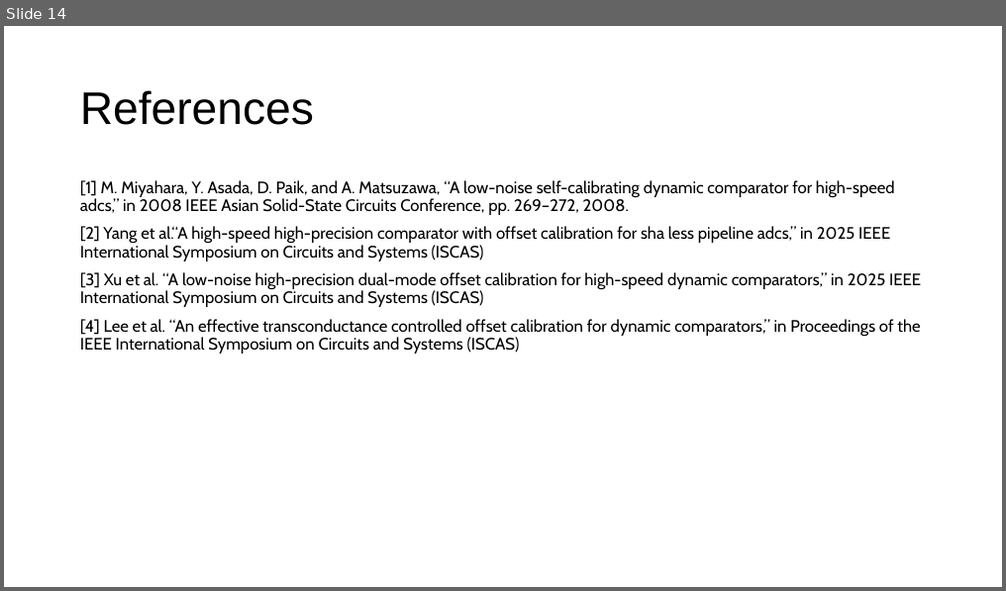
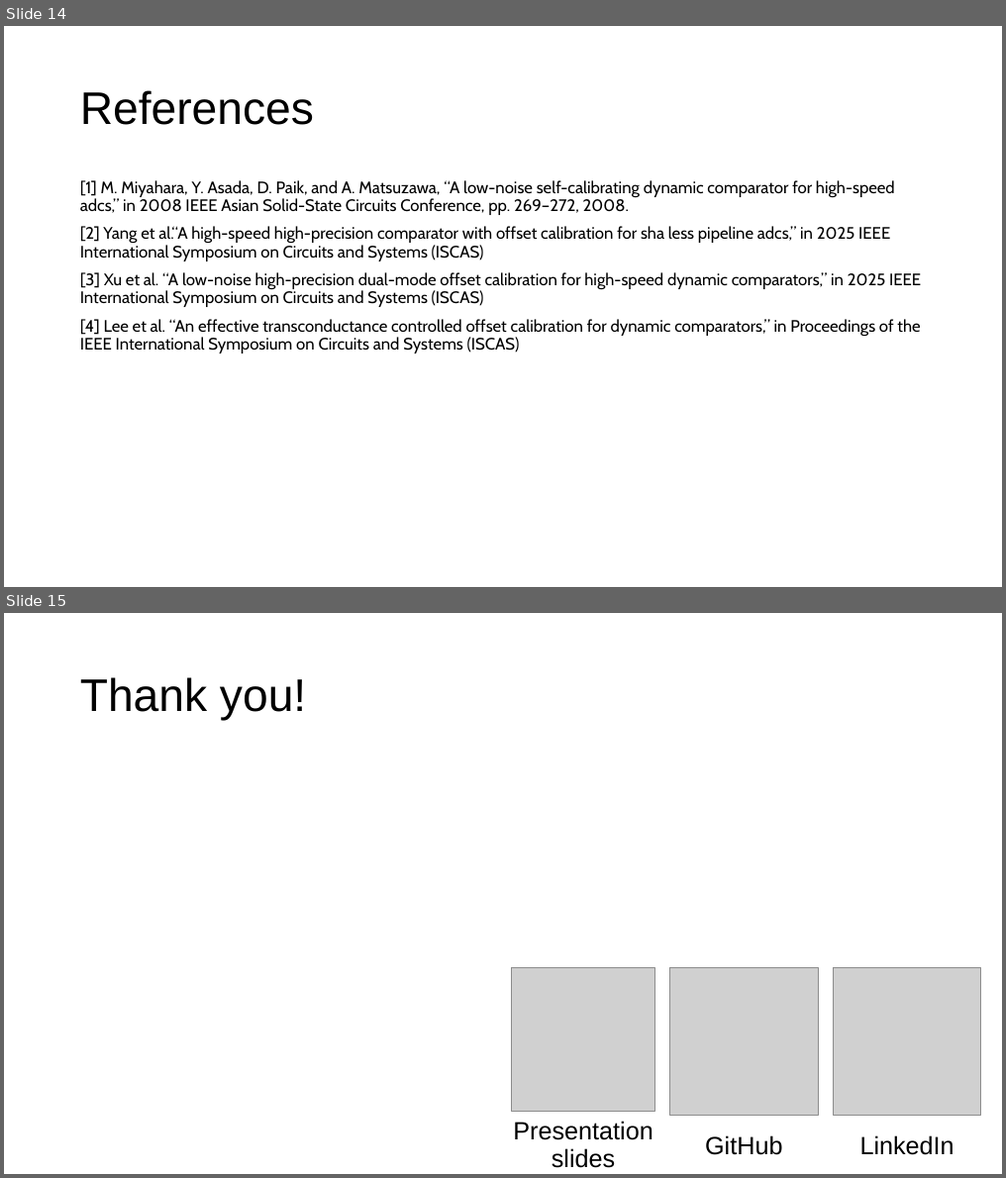
Before and after one commit to Junzhe-Chen/my-presentations, a slide deck: source-files/Oct-2026-bristol-mm-group.pptx. Shown one above the other, each under a label of ours: slide 14 before the commit, slides 14 and 15 after it. The pictures are 1006x591 and 1006x1178 pixels, drawn with LibreOffice and Linux fonts; fonts in the diff are those of the drawing; grey boxes stand for pictures. Boxes give left, top, right and bottom in pixels: in the first picture for what was removed or moved away, otherwise in the second. Text is boxed around its words. In the diff, an @@ line names an element or a change of style, - is before the commit and + after.

```diff
--- a/source-files/Oct-2026-bristol-mm-group.pptx
+++ b/source-files/Oct-2026-bristol-mm-group.pptx
@@ slide 15 added at (4, 613, 1002, 1174), background #FFFFFF @@
@@ title added at (80, 677, 306, 721), 44 pt, text #000000 @@
+Thank you!
@@ picture added at (512, 967, 654, 1111) @@
@@ picture added at (670, 967, 818, 1115) @@
@@ picture added at (834, 967, 981, 1115) @@
@@ text added at (513, 1121, 652, 1168), 24 pt, text #000000 @@
+Presentation slides
@@ text added at (705, 1136, 782, 1156), 24 pt, text #000000 @@
+GitHub
@@ text added at (860, 1136, 954, 1156), 24 pt, text #000000 @@
+LinkedIn
```
Also in this commit, not shown: 4 slides changed, 2 other slides added, 2 slides removed, 3 other files.
